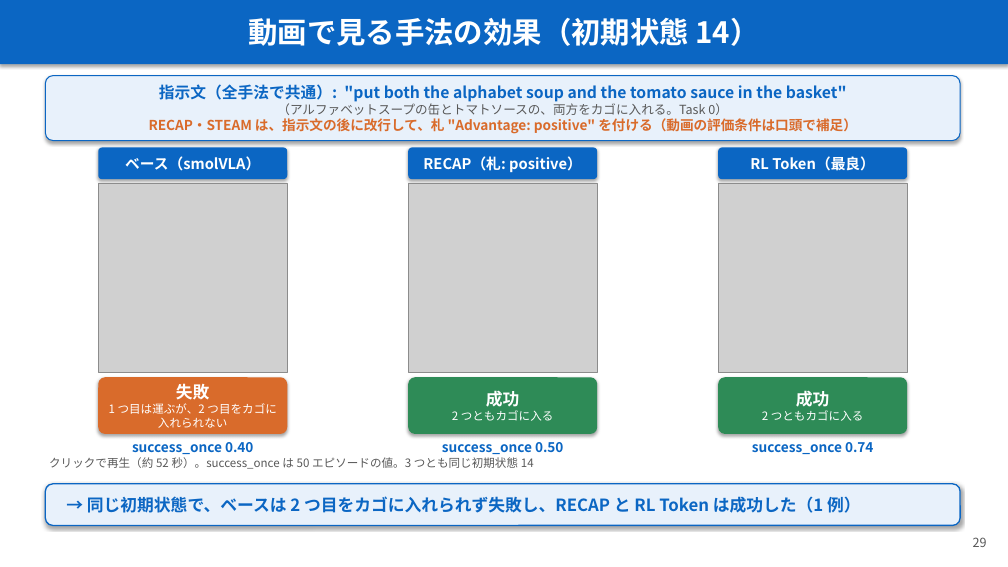
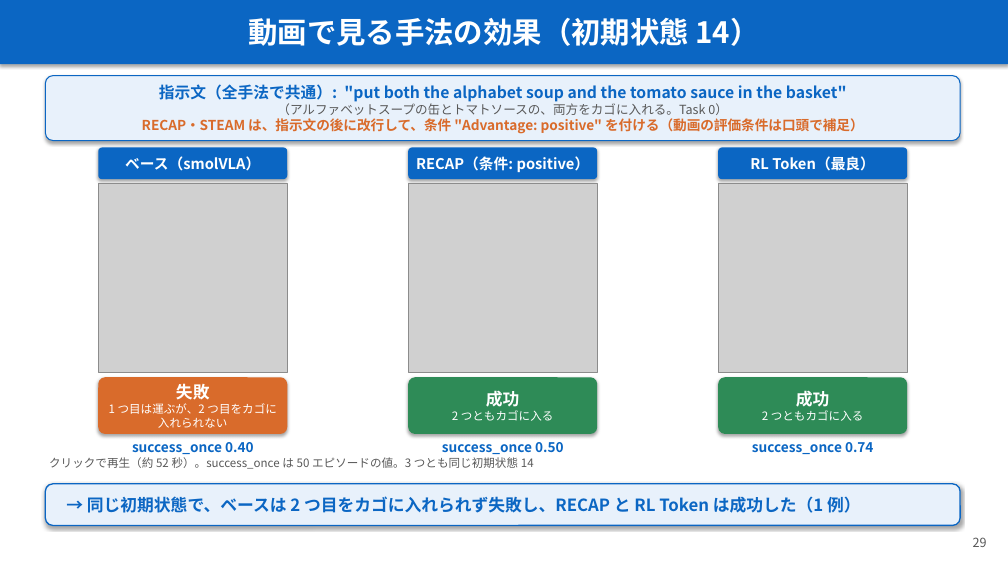
Before and after one commit to Junhand/libero_RL, a slide deck: slide 29 of docs/RECAP_STEAM_RLToken.pptx. Drawn at 1008x567 pixels with LibreOffice and Linux fonts; fonts in the diff are those of the drawing; grey boxes stand for pictures. Boxes give left, top, right and bottom in pixels: in the first picture for what was removed or moved away, otherwise in the second. Text is boxed around its words. In the diff, an @@ line names an element or a change of style, - is before the commit and + after.

```diff
--- a/docs/RECAP_STEAM_RLToken.pptx
+++ b/docs/RECAP_STEAM_RLToken.pptx
@@ text in rounded rectangle at <box>142,118,864,134</box>: text changed @@
-RECAP・STEAM は、指示文の後に改行して、札 "Advantage: positive" を付ける（動画の評価条件は口頭で補足）
+RECAP・STEAM は、指示文の後に改行して、条件 "Advantage: positive" を付ける（動画の評価条件は口頭で補足）
@@ text in rounded rectangle at <box>416,156,590,172</box>: text changed @@
-RECAP（札: positive）
+RECAP（条件: positive）
```
Also in this commit, not shown: 14 other slides changed, 1 other file.
